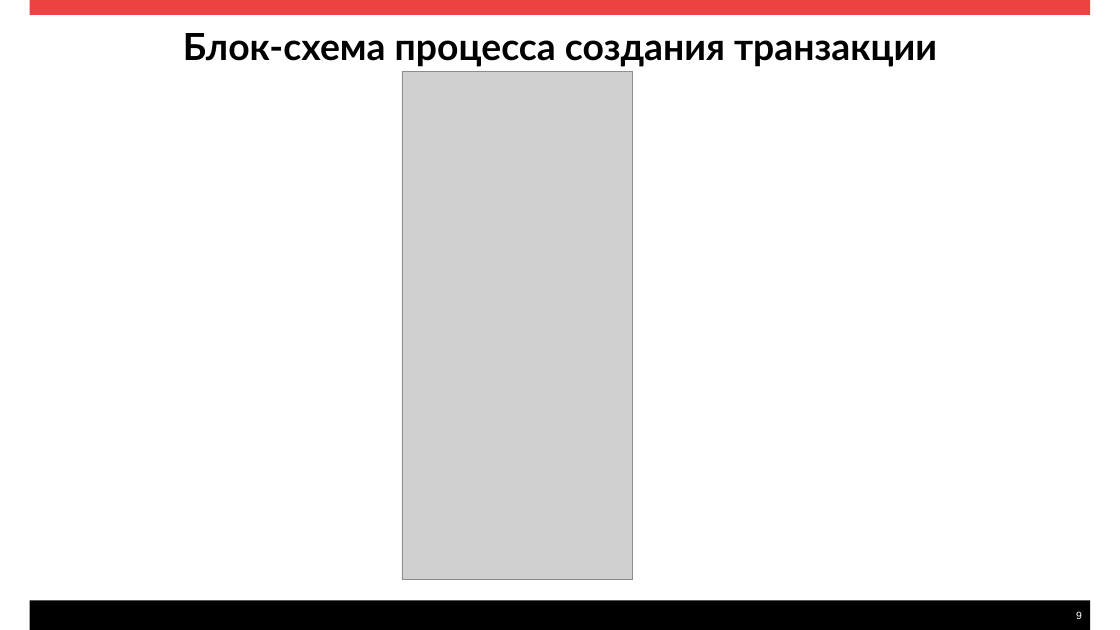
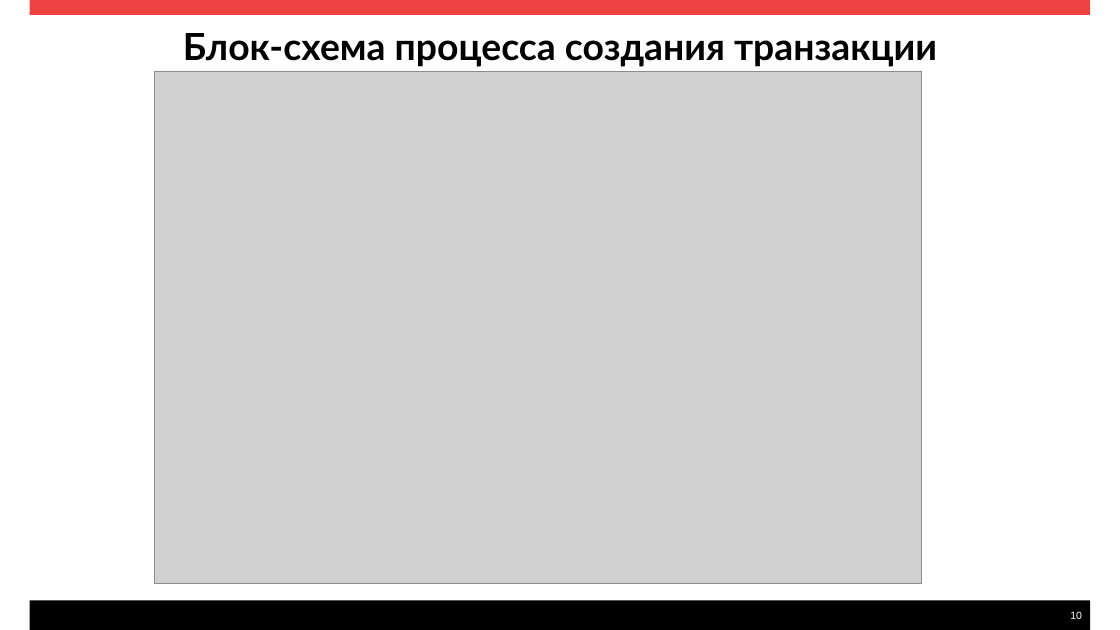
Before and after one commit to T1DEe/MAGWalletDP, a slide deck: slide 10 of Диплом. Документация/Презентация.pptx (slide 9 before the commit). Drawn at 1120x630 pixels with LibreOffice and Linux fonts; fonts in the diff are those of the drawing; grey boxes stand for pictures. Boxes give left, top, right and bottom in pixels: in the first picture for what was removed or moved away, otherwise in the second. Text is boxed around its words. In the diff, an @@ line names an element or a change of style, - is before the commit and + after.

```diff
--- a/Диплом. Документация/Презентация.pptx
+++ b/Диплом. Документация/Презентация.pptx
@@ picture added at [154, 71, 921, 583] @@
@@ picture removed at [402, 71, 633, 579] @@
@@ page number at [1070, 611, 1082, 619]: text changed @@
-9
+10
```
Also in this commit, not shown: 3 other slides changed, 1 slide added, 1 slide removed, 12 other files.
